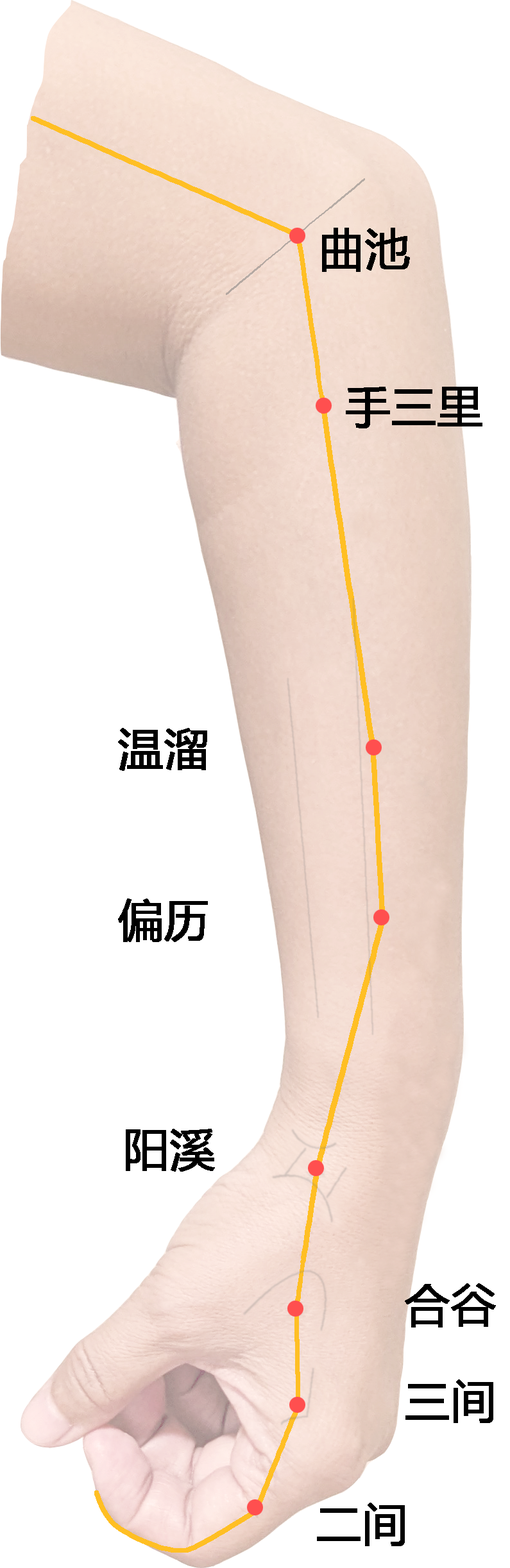
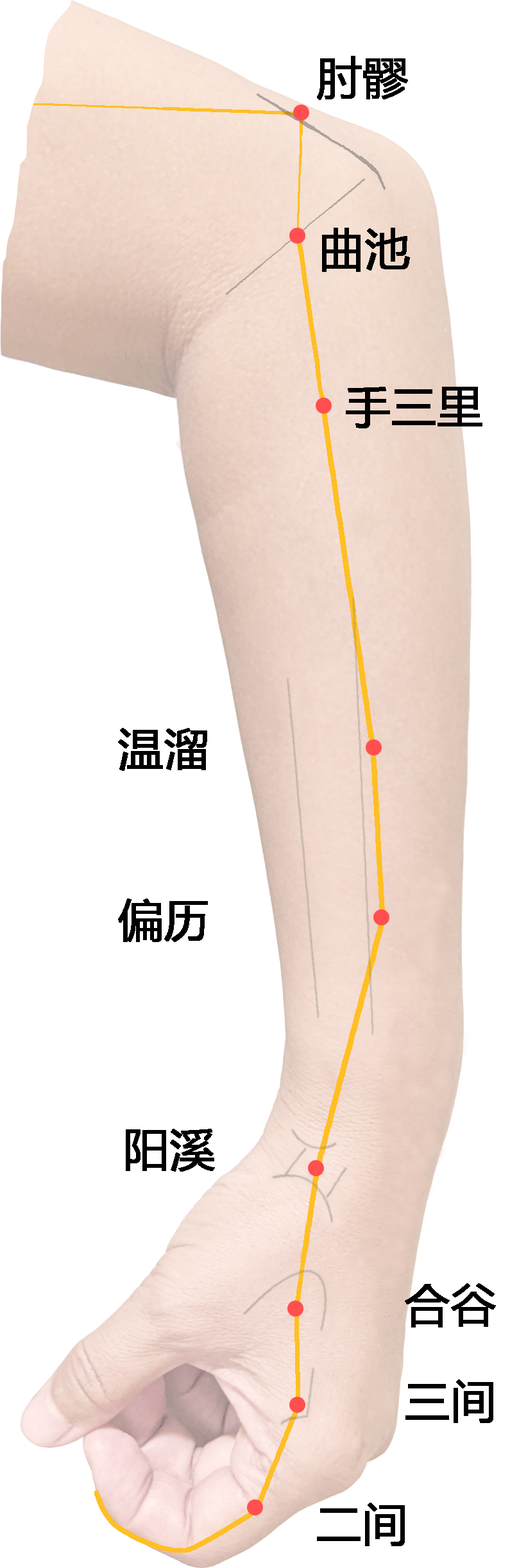
Layers edited between the first and the second 510x1568 image:
added layer "肘髎" (1st of 2, in "穴道点") in group "穴道点" over [293, 104, 310, 121]
added layer "肘髎" (2nd of 2, in "穴道名") in group "穴道名" over [316, 55, 408, 101]
added layer "臑骨线" (50%) in group "定位线" over [256, 93, 386, 190]
"小臂桡骨线": opacity 30% → 50% over [286, 597, 374, 1036]
"三间线": opacity 30% → 50% over [280, 1367, 315, 1426]
"合谷线": opacity 30% → 50% over [243, 1269, 328, 1332]
renamed "阳谷线" to "阳溪线", opacity 30% → 50% over [271, 1128, 347, 1223]
painted on "大肠经连线" over [30, 103, 304, 235]